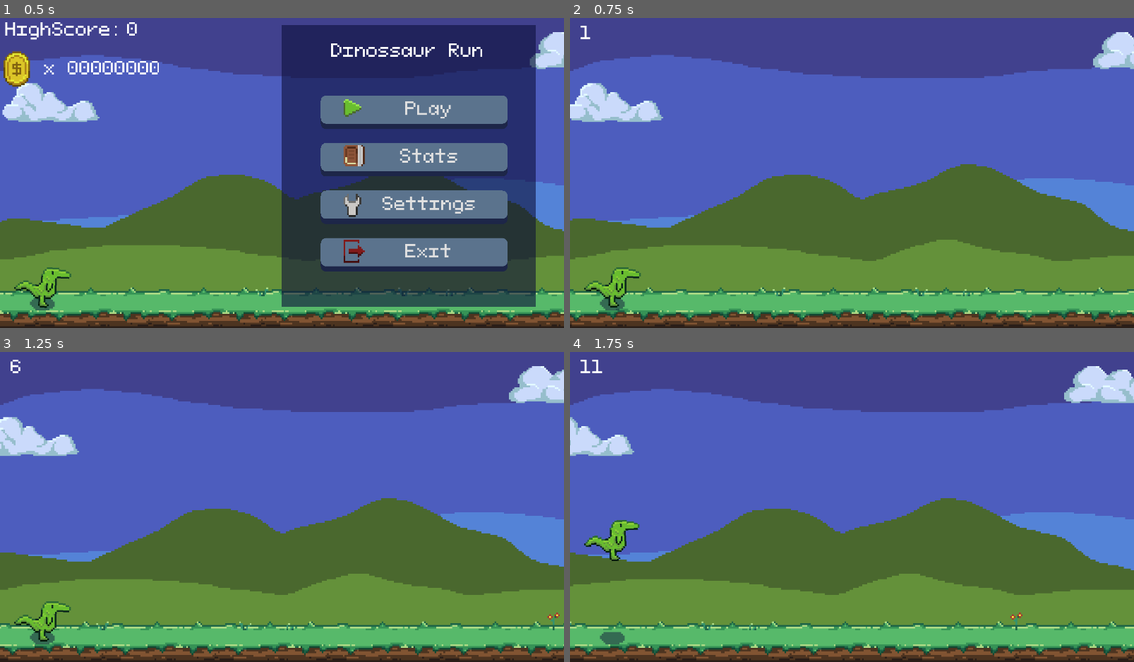
Above: before the commit, frames 1-4 (two rows, left to right).
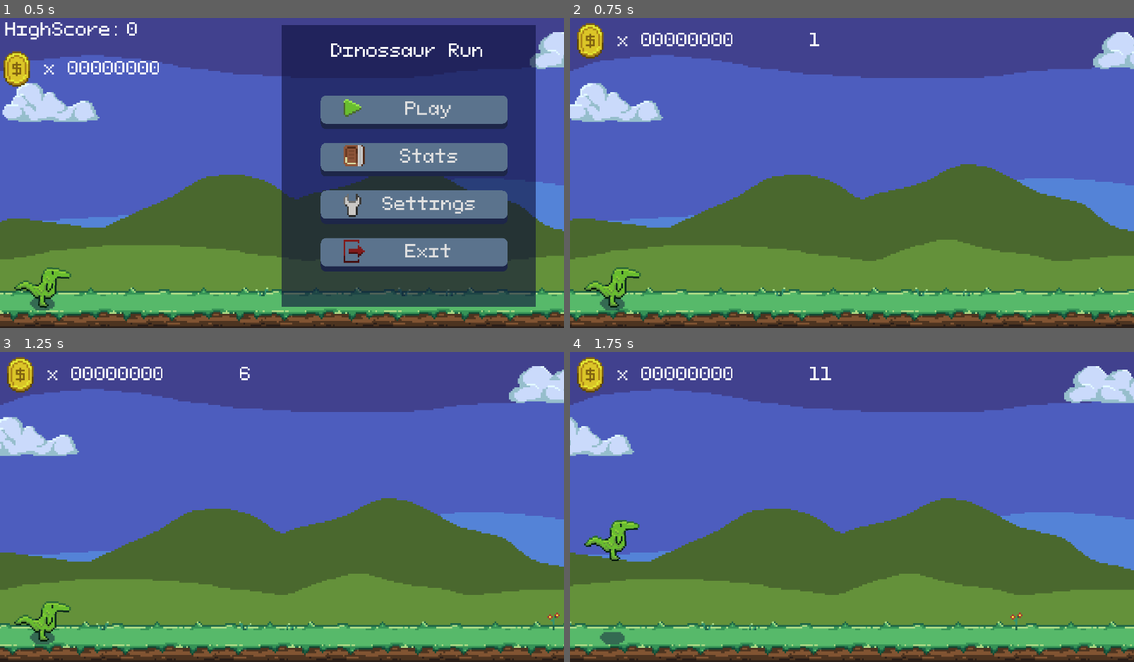
Above: after the commit, the same moments.

Repository: zMenta/DinosaurRun
Game: Godot game, scene res://main/Main.tscn
The game is run twice, just before and just after one commit, with the same random seed, the same clock (stepped at 60 frames per second) and the same inputs.
Inputs:
- Up to frame 1 (0.5 s): no input
- Up to frame 2 (0.75 s): click "Play" at 0.5 s
- Up to frame 3 (1.25 s): no input
- Up to frame 4 (1.75 s): tap Space (jump) at 1.52 s

Frame 1 is identical in both runs. In frame 2, 0.9% of the frame differs, in the area x 1-45%, y 1-14%; in frame 3, 0.9%; in frame 4, 0.9%, in the area x 1-47%, y 1-14%.

Commit message:
in game interface coin counter

Diff:
--- a/DinosaurRun/scenes/interface/interface/Interface.tscn
+++ b/DinosaurRun/scenes/interface/interface/Interface.tscn
@@ -1,7 +1,8 @@
-[gd_scene load_steps=3 format=2]
+[gd_scene load_steps=4 format=2]
 
 [ext_resource path="res://common/fonts/PixelFont.tres" type="DynamicFont" id=1]
 [ext_resource path="res://scenes/interface/interface/Interface.gd" type="Script" id=2]
+[ext_resource path="res://scenes/interface/interface_commons/coin_counter/CoinCounter.tscn" type="PackedScene" id=3]
 
 [node name="Interface" type="Control"]
 anchor_right = 1.0
@@ -9,9 +10,17 @@
 script = ExtResource( 2 )
 
 [node name="Label" type="Label" parent="."]
-margin_left = 6.0
-margin_top = 6.0
-margin_right = 54.0
-margin_bottom = 37.0
+anchor_left = 0.5
+anchor_right = 0.5
+margin_left = -24.0
+margin_top = 10.0
+margin_right = 24.0
+margin_bottom = 31.0
 custom_fonts/font = ExtResource( 1 )
 text = "0"
+
+[node name="CoinContainer" parent="." instance=ExtResource( 3 )]
+margin_left = -5.0
+margin_top = -3.0
+margin_right = 92.0
+margin_bottom = 37.0
